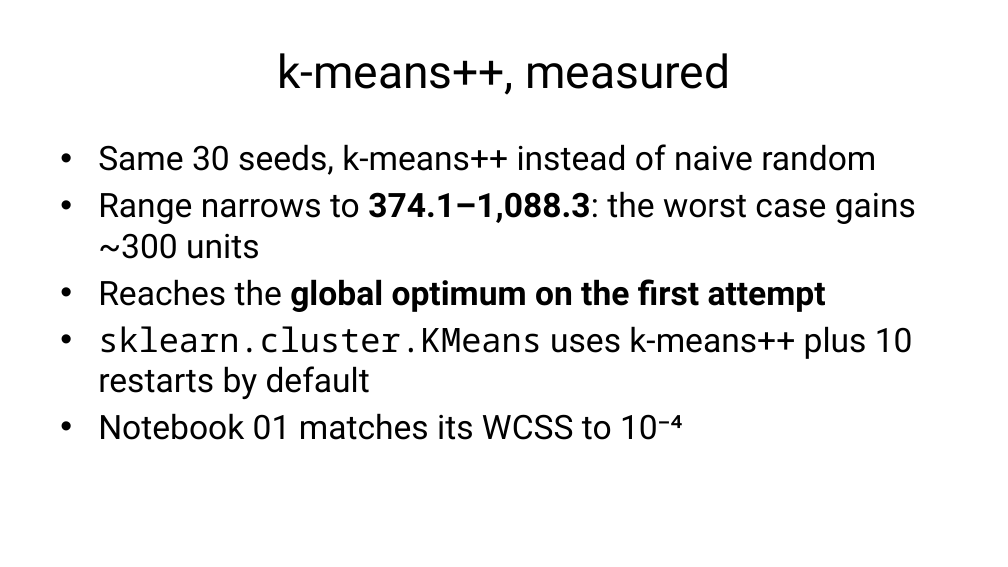
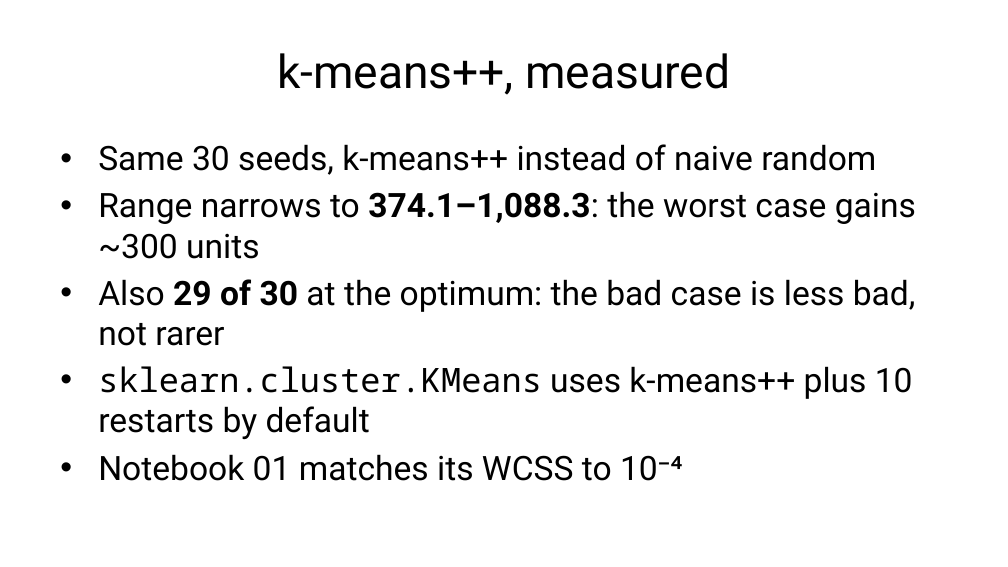
Before and after one commit to fabioantonini/technologies-for-artificial-intelligence, a slide deck: slide 16 of Lessons/08_unsupervised_learning/Slides/unsupervised_learning_slides.pptx. Drawn at 1008x567 pixels with LibreOffice and Linux fonts; fonts in the diff are those of the drawing; background and template pictures are left out. Boxes give left, top, right and bottom in pixels: in the first picture for what was removed or moved away, otherwise in the second. Text is boxed around its words. In the diff, an @@ line names an element or a change of style, - is before the commit and + after.

```diff
--- a/Lessons/08_unsupervised_learning/Slides/unsupervised_learning_slides.pptx
+++ b/Lessons/08_unsupervised_learning/Slides/unsupervised_learning_slides.pptx
@@ text at [98, 279, 916, 346]: text changed; bold off @@
-• Reaches the global optimum on the first attempt
+• Also 29 of 30 at the optimum: the bad case is less bad, not rarer
```
Also in this commit, not shown: 3 other slides changed, 2 slides added, 11 other files.
